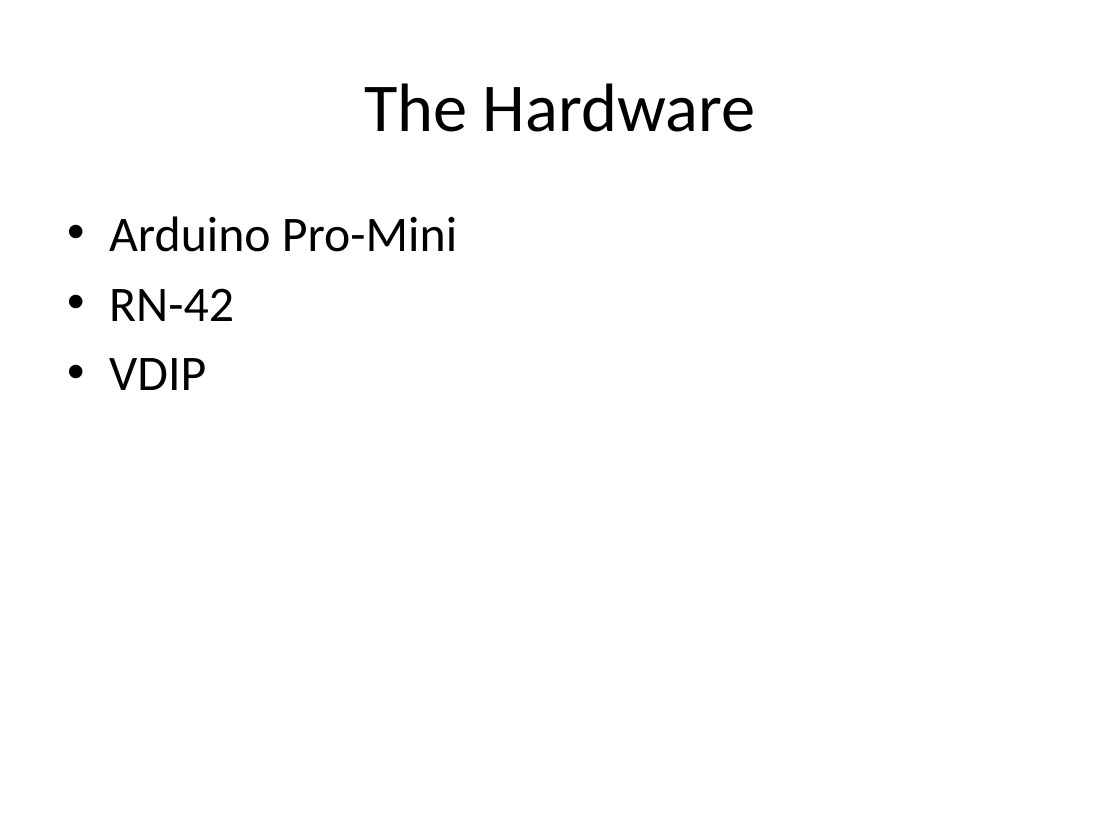
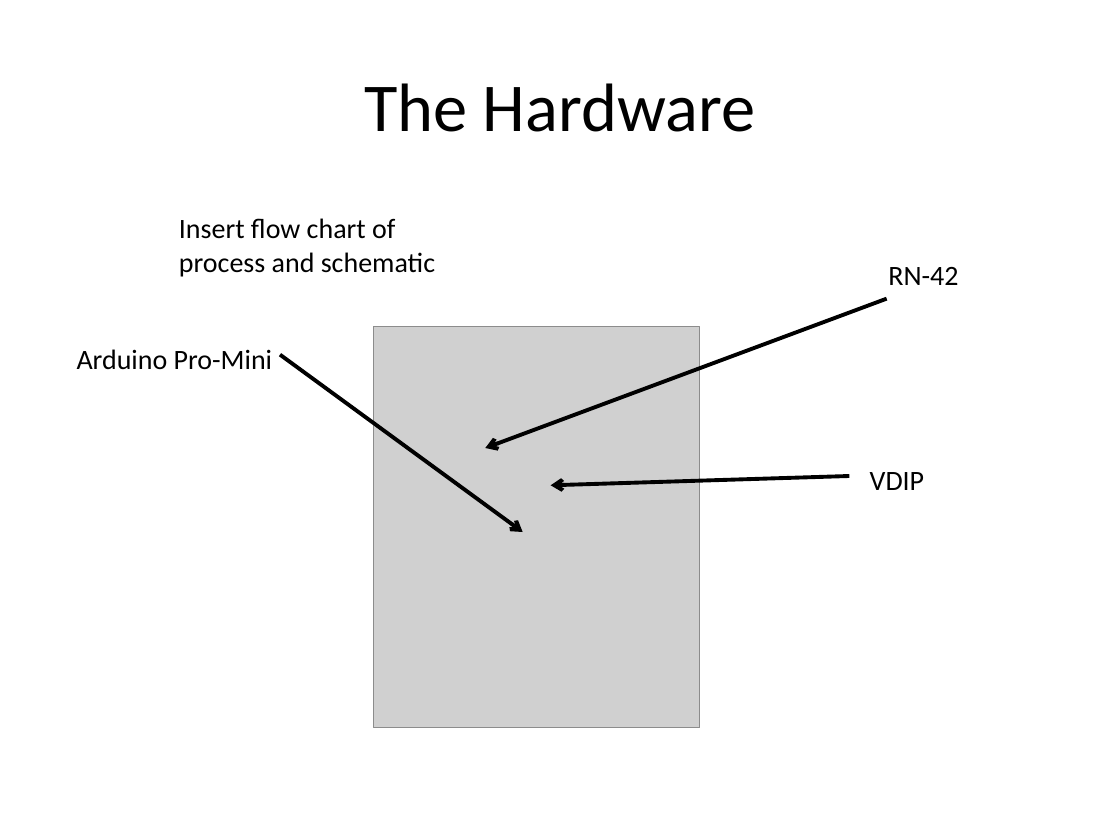
Before and after one commit to ChapResearch/ChapR, a slide deck: slide 9 of ChaprSVN/Promo/Presentation for FTC.pptx (slide 10 before the commit). Drawn at 1120x840 pixels with LibreOffice and Linux fonts; fonts in the diff are those of the drawing; grey boxes stand for pictures. Boxes give left, top, right and bottom in pixels: in the first picture for what was removed or moved away, otherwise in the second. Text is boxed around its words. In the diff, an @@ line names an element or a change of style, - is before the commit and + after.

Commit message:
Updated the FTC Presentation and added a picture of the NXT with a USB.

```diff
--- a/ChaprSVN/Promo/Presentation for FTC.pptx
+++ b/ChaprSVN/Promo/Presentation for FTC.pptx
@@ text added at bbox=[179, 218, 435, 277], 18 pt, text #000000 @@
+Insert flow chart of process and schematic
@@ text added at bbox=[888, 267, 958, 285], 18 pt, text #000000 @@
+RN-42
@@ text at bbox=[109, 288, 234, 390]: paragraphs removed @@
-• RN-42
-• VDIP
@@ arrow added from (887, 299) to (485, 448), #000000 2.5 pt @@
@@ picture added at bbox=[373, 327, 700, 728] @@
@@ text "Arduino Pro-Mini": place and size @@
-text "Arduino Pro-Mini" at bbox=[109, 216, 457, 390]
+text "Arduino Pro-Mini" at bbox=[77, 349, 272, 370]
@@ text "Arduino Pro-Mini" at bbox=[77, 349, 272, 370]: size 32 to 18 pt; bullet • to none; less space between paragraphs @@
@@ arrow added from (280, 355) to (523, 532), #000000 2.5 pt @@
@@ arrow added from (849, 476) to (551, 485), #000000 2.5 pt @@
@@ text added at bbox=[870, 472, 925, 490], 18 pt, text #000000 @@
+VDIP
```
Also in this commit, not shown: 5 other slides changed, 2 slides added, 2 slides removed, 1 other file.
